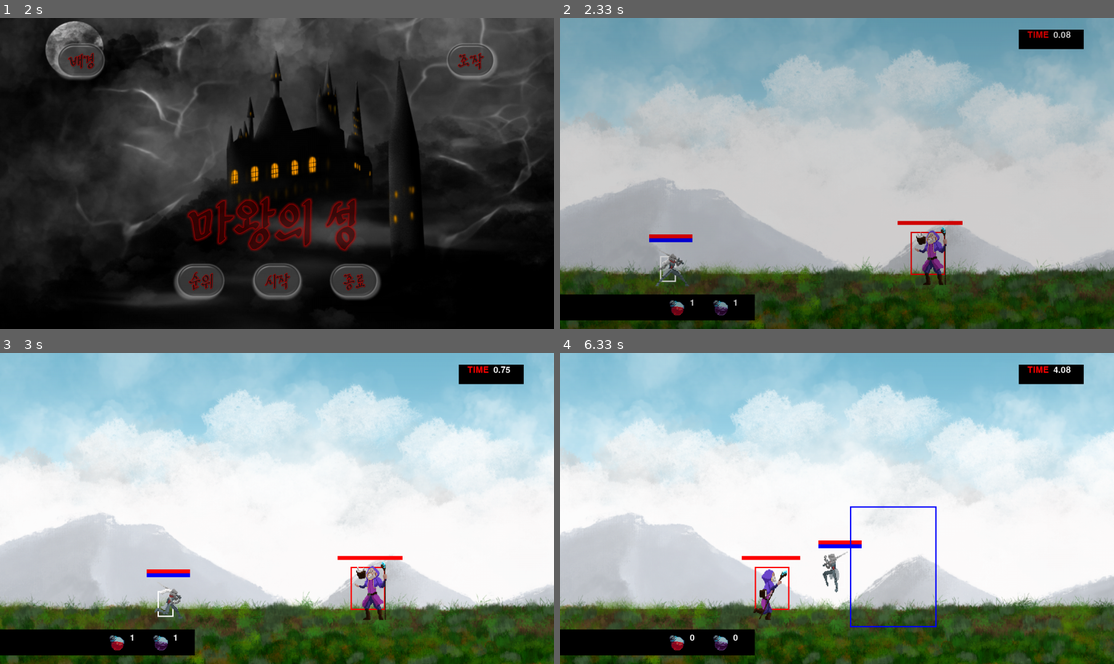
Above: before the commit, frames 1-4 (two rows, left to right).
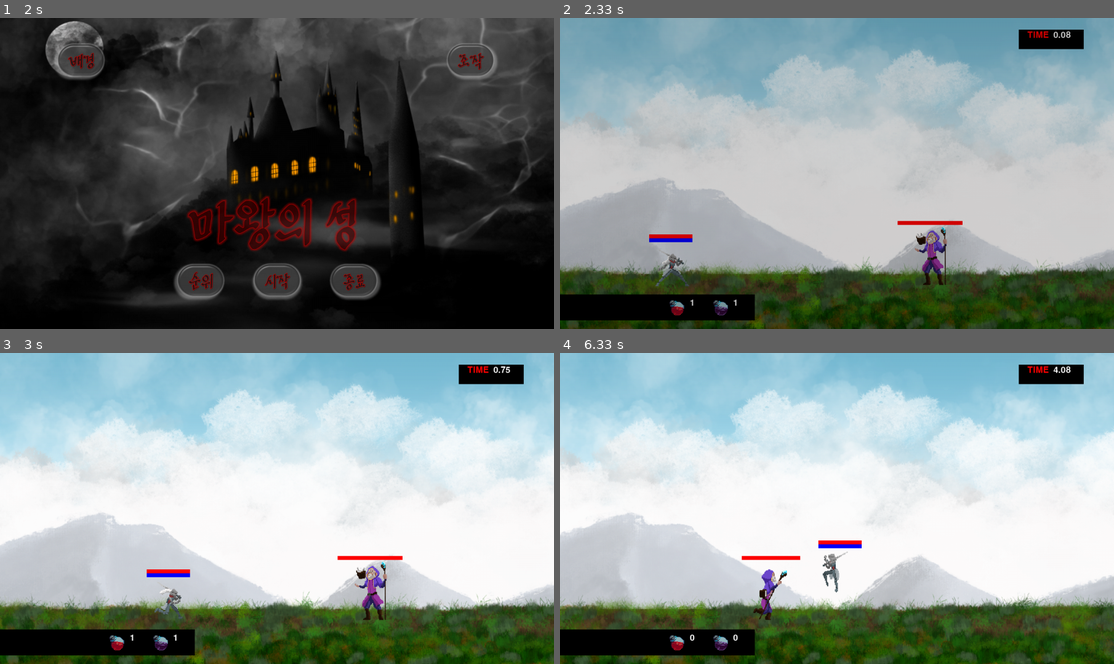
Above: after the commit, the same moments.

Repository: CSID-DGU/2022-1-OSSProj-GaCo-3
Game: pygame game, started from code/game.py
Same seed, same stepped clock (60 frames per second), same inputs: the game is played once before the commit and once after it.
Inputs (mouse positions are in pixels of both pictures, inside the frame that each line leads up to):
- Up to frame 1 (2 s): tap Enter at 0.33, 1, 1.35 s; type "ann" at 0.67 s; type "a" at 1.22 s; click (277, 195) at 1.82 s
- Up to frame 2 (2.33 s): click (837, 282) at 2.15 s
- Up to frame 3 (3 s): hold Right from 2.65 s (still down); move the mouse to (332, 576) at 2.68 s
- Up to frame 4 (6.33 s): release Right at 3.12 s; hold Right 3.2-3.67 s; tap Space at 3.27, 3.57, 3.77, 4.07, 4.33, 4.63, 4.77, 5.07, 6.27 s; hold Left 3.7-4.23 s; tap Z at 3.85 s; hold Left 4.27-4.67 s; tap X at 4.42 s; hold Right 4.7-5.33 s; tap S at 5.37 s; hold Left from 6.2 s (still down)

Frame 1 is identical in both runs. In frame 2, 0.2% of the frame differs, in the area x 18-70%, y 68-85%; in frame 3, 0.2%; in frame 4, 0.6%, in the area x 35-68%, y 49-89%.

Commit message:
fix : all hitbox attackbox draw func remove

Diff:
--- a/code/AbyssSpell.py
+++ b/code/AbyssSpell.py
@@ -117,7 +117,6 @@
             self.isAttack = False
             self.hitbox.x = -500
             self.hitbox.y = -500
-        pygame.draw.rect(self.display_surface, (255, 0, 0), attack_hitbox, 3)
         self.move()
 
     def getHitBox(self):
--- a/code/Bringer.py
+++ b/code/Bringer.py
@@ -181,7 +181,6 @@
        #attack animation notify
         if 'attack' in self.status:
             if(self.frame_index < 7 and self.frame_index > 3):
-                pygame.draw.rect(self.display_surface,(255, 255, 255), attack_hitbox, 3)
                 self.isAttack = True
             else:
                 self.isAttack = False
--- a/code/BringerSpell.py
+++ b/code/BringerSpell.py
@@ -101,7 +101,6 @@
         attack_hitbox = sub_Coordinate(attackBox, (self.CameraOffset[0], self.CameraOffset[1]-self.scale[1]/4, 0, 0))
 
         if(self.frame_index < 11 and self.frame_index > 6):
-            pygame.draw.rect(self.display_surface,(255, 255, 255), attack_hitbox, 3)
             self.isAttack = True
         else:
             self.isAttack = False
--- a/code/Devil.py
+++ b/code/Devil.py
@@ -232,7 +232,6 @@
        #attack animation notify
         if 'attack1' in self.status:
             if(self.frame_index < 7 and self.frame_index > 3):
-                pygame.draw.rect(self.display_surface,(255, 255, 255), attack_hitbox, 3)
                 self.isAttack = True
             else:
                 self.isAttack = False
--- a/code/Devil_Darkbolt.py
+++ b/code/Devil_Darkbolt.py
@@ -101,7 +101,6 @@
         attack_hitbox = sub_Coordinate(attackBox, (self.CameraOffset[0], self.CameraOffset[1]-self.scale[1]/4, 0, 0))
 
         if(self.frame_index < 8 and self.frame_index > 6):
-            pygame.draw.rect(self.display_surface,(255, 255, 255), attack_hitbox, 3)
             self.isAttack = True
         else:
             self.isAttack = False
--- a/code/Devil_Firebomb.py
+++ b/code/Devil_Firebomb.py
@@ -101,7 +101,6 @@
         attack_hitbox = sub_Coordinate(attackBox, (self.CameraOffset[0], self.CameraOffset[1], 0, 0))
 
         if(self.frame_index < 12 and self.frame_index > 8):
-            pygame.draw.rect(self.display_surface,(255, 255, 255), attack_hitbox, 3)
             self.isAttack = True
         else:
             self.isAttack = False
--- a/code/abyss.py
+++ b/code/abyss.py
@@ -185,7 +185,6 @@
         # 공격시 어택박스 생성, isAttack 시그널로 사용하기.
         if 'attack1' in self.status:
             if (self.frame_index < 6 and self.frame_index > 2): # 어비스 공격 스프라이트의 4, 5, 6 에 공격 이미지 있음
-                pygame.draw.rect(self.display_surface, (0, 0, 255), self.attackBox, 3)  # 파란색
                 self.isAttack = True
             else:
                 self.isAttack = False
--- a/code/player.py
+++ b/code/player.py
@@ -217,14 +217,12 @@
                 self.mp -= PLAYER_SPELL2_MP
                 self.cast2Sound.play()
                 self.thunder_CastTime = 0.0
-                #self.hitbox.x += BRINGER_SIZE[0] /3
             if self.scene_num == 2 and keys[pygame.K_w] and self.status=='idleL' and self.mp >=PLAYER_SPELL2_MP and self.thunder_CastTime >= self.thunder_CastTimeMax:
                 self.control(0,'cast2L',0,9,False,self.RUNNING_SPEED)
                 self.spell2ON()
                 self.mp -= PLAYER_SPELL2_MP
                 self.cast2Sound.play()
                 self.thunder_CastTime = 0.0
-                #self.hitbox.x -= BRINGER_SIZE[0] /3
         #달리기상태
         if self.status_num==1:
             if keys[pygame.K_RIGHT] and self.status=='runL':
@@ -543,7 +541,6 @@
         #attack animation notify
         if 'attack' in self.status:
             if(self.frame_index < 6 and self.frame_index > 2):
-                pygame.draw.rect(self.display_surface,(255, 255, 255), attack_playerhitbox, 3)
                 self.isAttack = True
             else:
                 self.isAttack = False
--- a/code/scene.py
+++ b/code/scene.py
@@ -159,7 +159,6 @@
         self.display_surface.blit(self.background_floor_surf, floor_offset_pos + (0, -80) )
 
         # UI 추가
-        self.hitbox_draw(player, monster) # player, monster 히트박스 그리기
         self.bar_draw(player, monster) # player 체력, 마나바 그리기, monster 체력바 그리기
         self.icon_setting() # 아이콘 세팅
 
